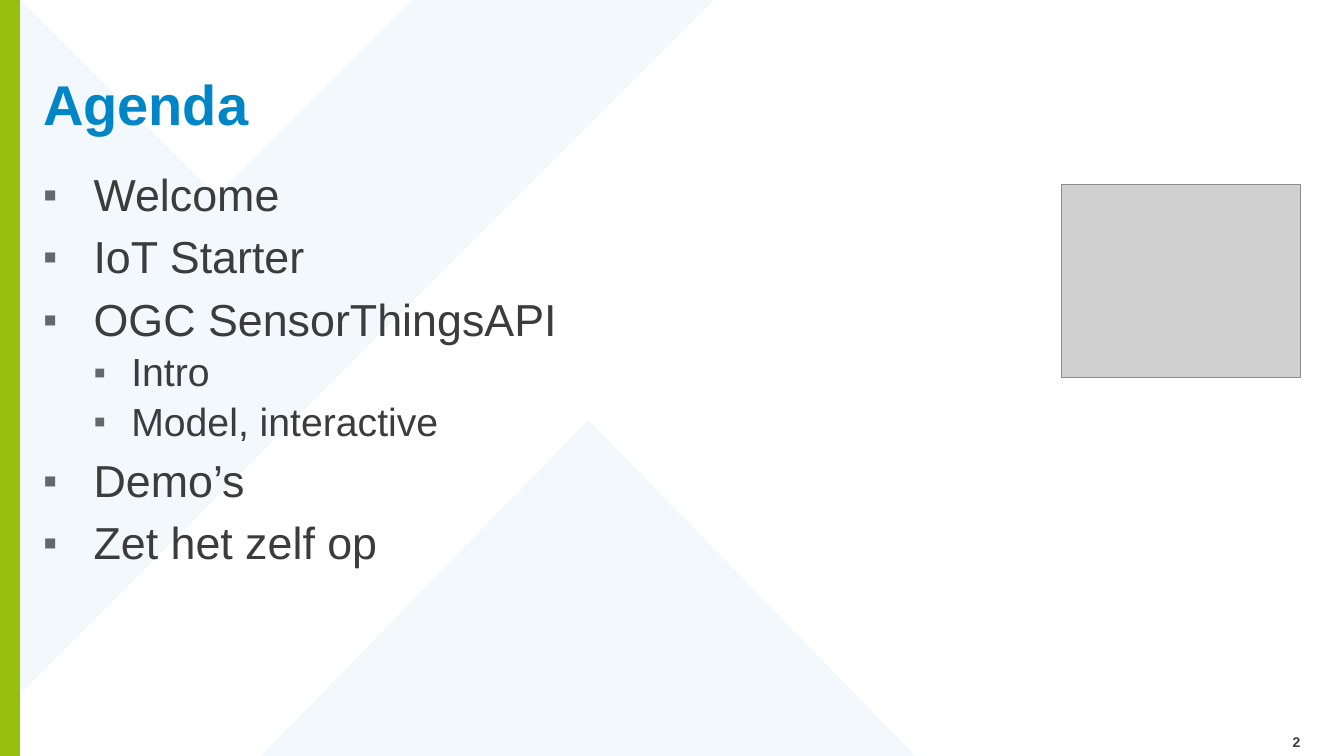
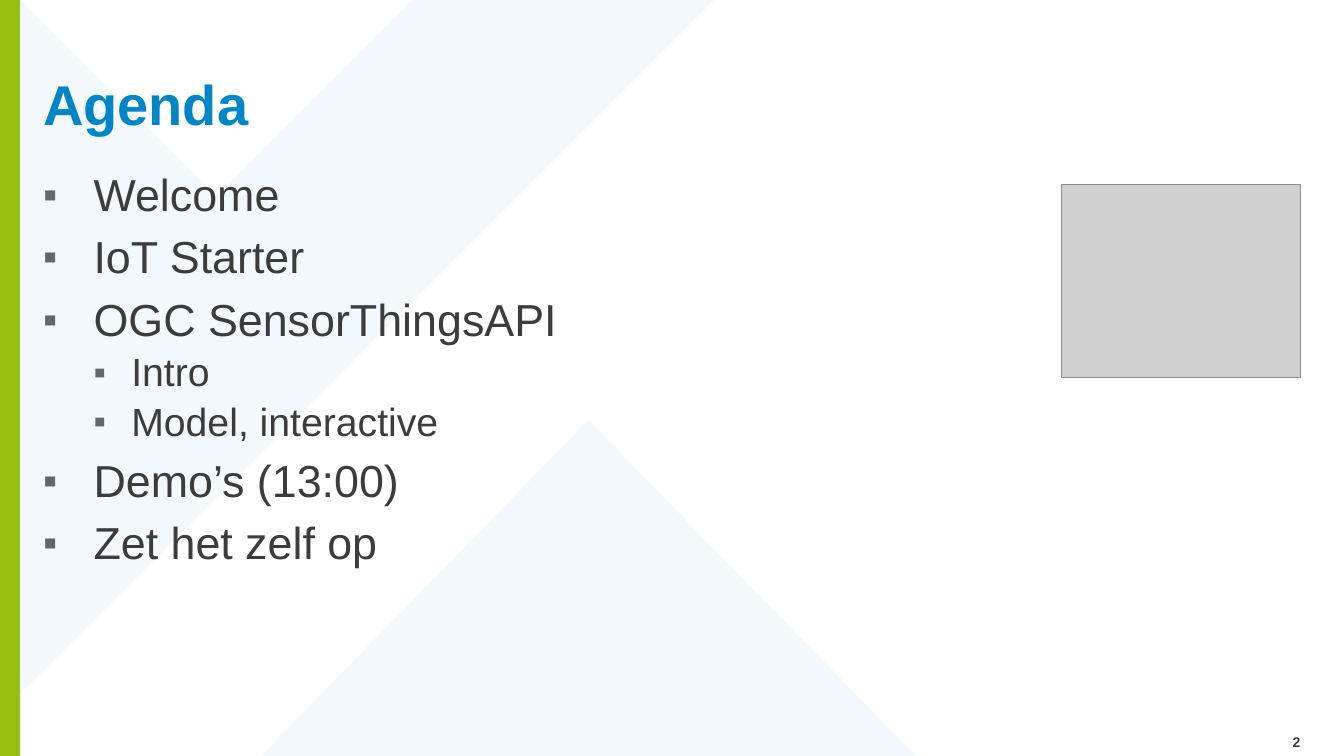
Before and after one commit to Geonovum/Workshop-OGC-Sensor-APIs-basis, a slide deck: slide 2 of Presentatie/SensorThingsAPI_AbInitio.pptx. Drawn at 1344x756 pixels with LibreOffice and Linux fonts; fonts in the diff are those of the drawing; grey boxes stand for pictures; background and template pictures are left out. Boxes give left, top, right and bottom in pixels: in the first picture for what was removed or moved away, otherwise in the second. Text is boxed around its words. In the diff, an @@ line names an element or a change of style, - is before the commit and + after.

```diff
--- a/Presentatie/SensorThingsAPI_AbInitio.pptx
+++ b/Presentatie/SensorThingsAPI_AbInitio.pptx
@@ text at box(94, 464, 399, 506): text changed @@
-▪ Demo’s
+▪ Demo’s (13:00)
```
Also in this commit, not shown: 9 other slides changed, 1 slide added, 5 other files.
